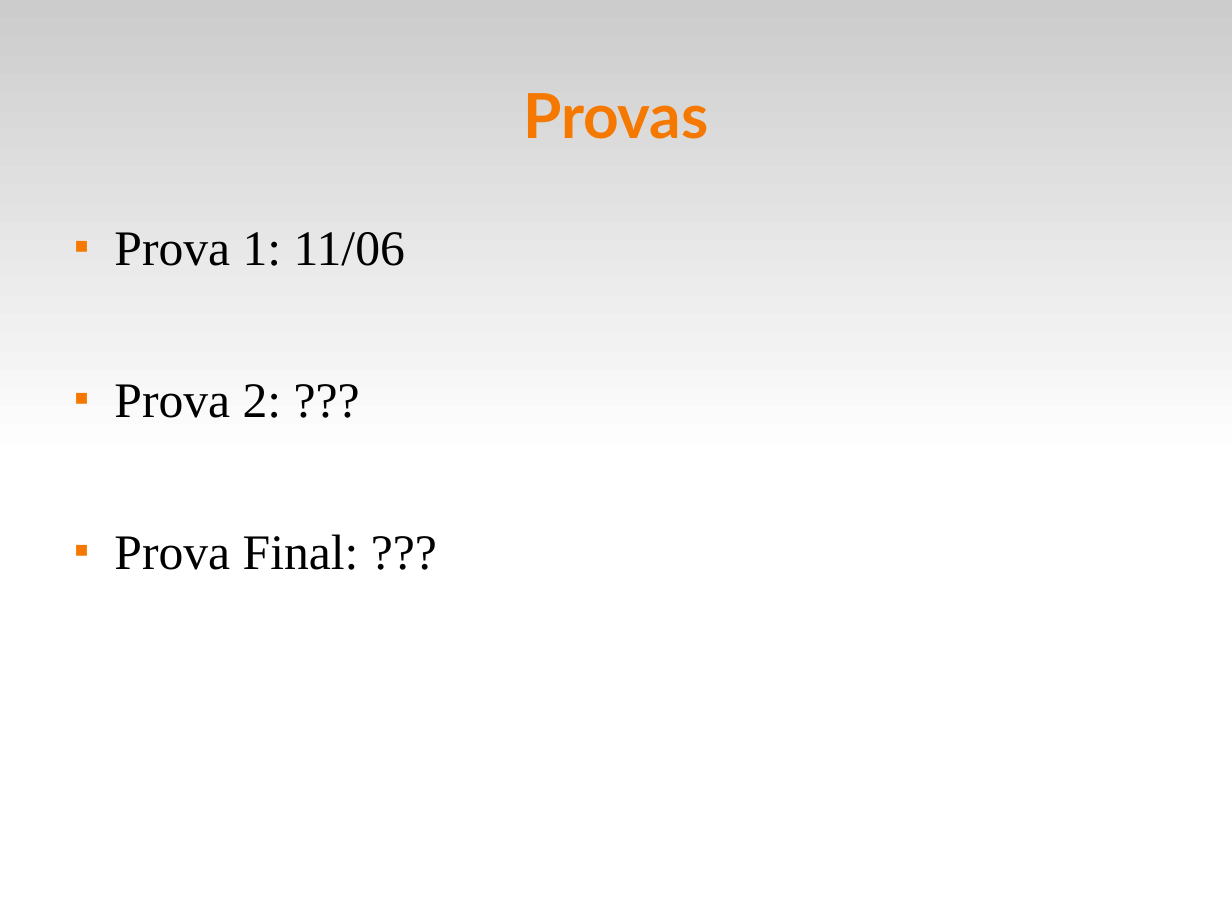
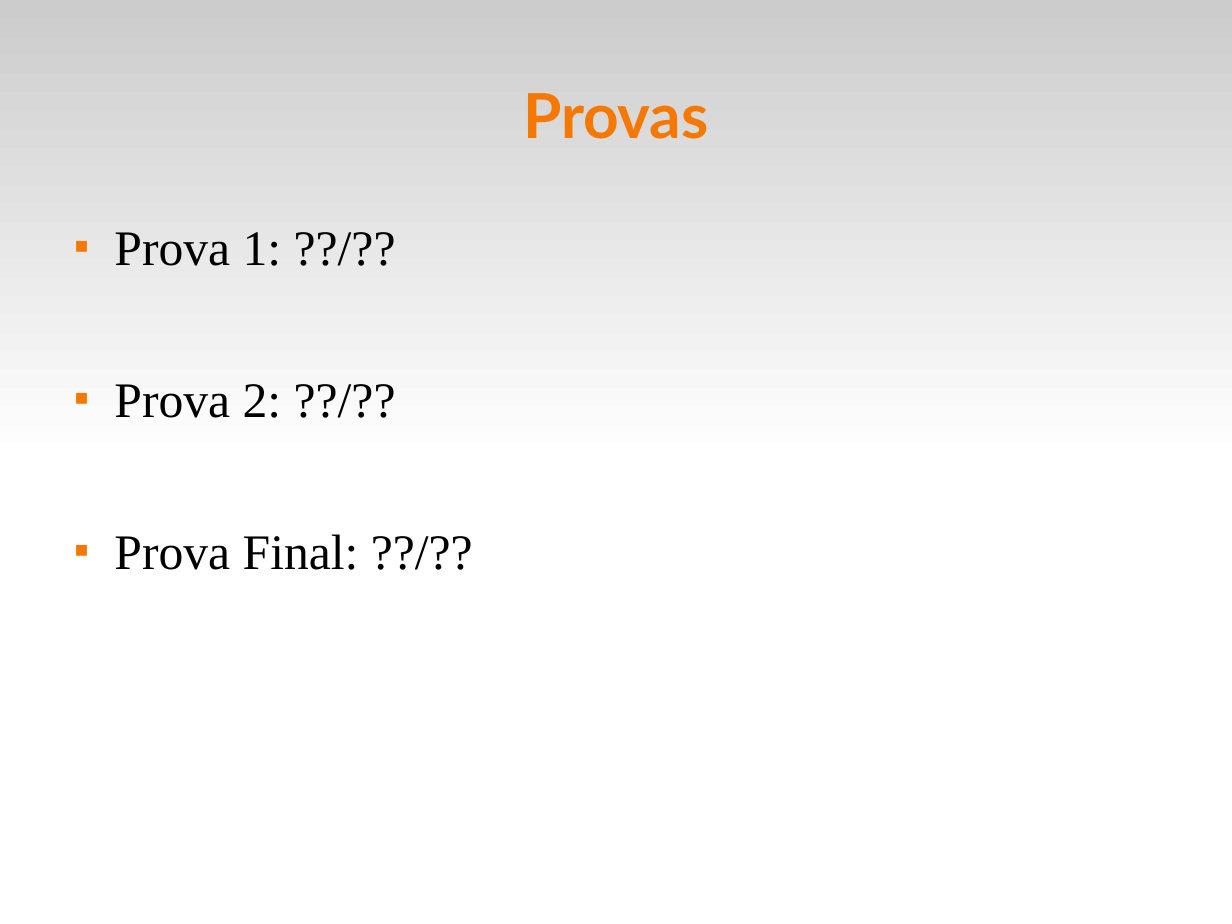
Before and after one commit to fsantanna-uerj/IPD, a slide deck: slide 7 of slides/ipd-00.odp (slide 6 before the commit). Drawn at 1232x924 pixels with LibreOffice and Linux fonts; fonts in the diff are those of the drawing. Boxes give left, top, right and bottom in pixels: in the first picture for what was removed or moved away, otherwise in the second. Text is boxed around its words. In the diff, an @@ line names an element or a change of style, - is before the commit and + after.

```diff
--- a/slides/ipd-00.odp
+++ b/slides/ipd-00.odp
@@ text at box(114, 232, 359, 570): text changed @@
-■ Prova 1: 11/06
-■ Prova 2: ???
-■ Prova Final: ???
+■ Prova 1: ??/??
+■ Prova 2: ??/??
+■ Prova Final: ??/??
```
Also in this commit, not shown: 3 other slides changed, 1 slide added, 6 slides removed, 7 other files.
